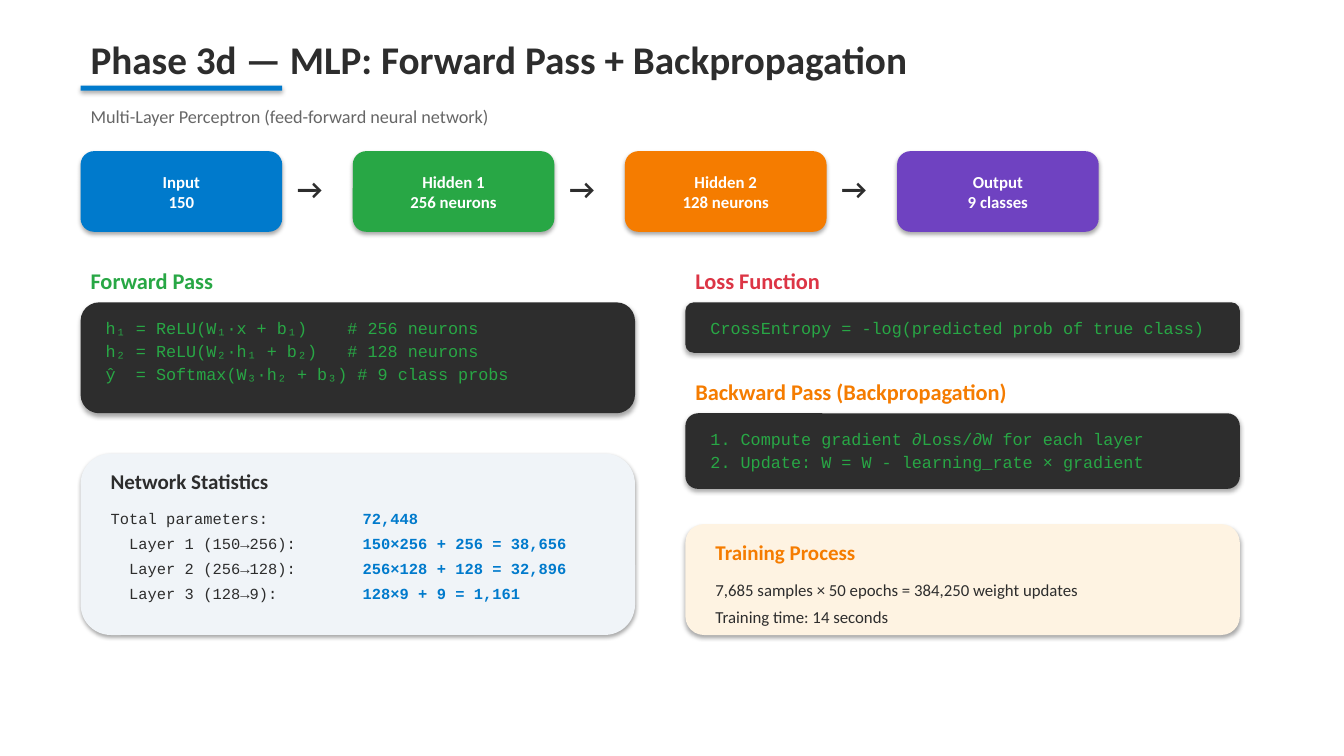
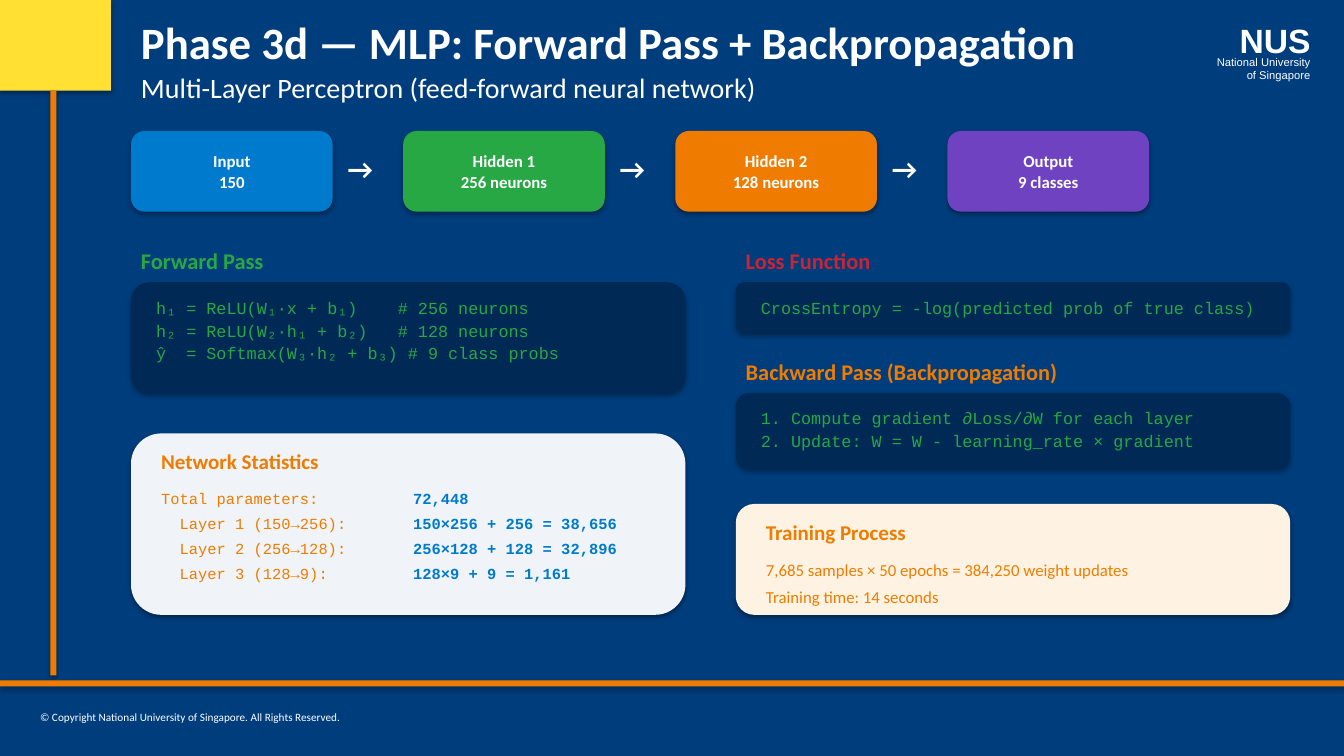
Before and after one commit to laxmi1707/PatternRecognSystem-Video2Text, a slide deck: slide 8 of presentation/Video2Knowledge_Training.pptx. Drawn at 1344x756 pixels with LibreOffice and Linux fonts; fonts in the diff are those of the drawing. Boxes give left, top, right and bottom in pixels: in the first picture for what was removed or moved away, otherwise in the second. Text is boxed around its words. In the diff, an @@ line names an element or a change of style, - is before the commit and + after.

Commit message:
feat: apply NUS ISS PowerPoint template to all presentations
- Add shared nus_iss_template.py with NUS official colors, slide layouts
- Update all 12 create_*.py scripts to use NUS ISS branding
- Navy blue background, orange text, sidebar decoration, NUS logo, footer

```diff
--- a/presentation/Video2Knowledge_Training.pptx
+++ b/presentation/Video2Knowledge_Training.pptx
@@ background #FFFFFF to #003D7C @@
@@ rectangle added at [0,0,111,91], fill #FFE033 @@
@@ text "Phase 3d — MLP: Forward ...": place and size @@
-text "Phase 3d — MLP: Forward ..." at [91,46,907,81]
+text "Phase 3d — MLP: Forward ..." at [141,27,1076,67]
@@ text "Phase 3d — MLP: Forward ..." at [141,27,1076,67]: size 28 to 32 pt, text colour #2D2D2D to #FFFFFF @@
@@ text added at [1240,29,1311,60], 24 pt, text #FFFFFF, bold @@
+NUS
@@ text added at [1217,58,1310,82], 8 pt, text #FFFFFF @@
+National University
+of Singapore
@@ rectangle removed at [81,86,282,91] @@
@@ text "Multi-Layer Perceptron (feed-forward neural network)": place and size @@
-text "Multi-Layer Perceptron (feed-forward neural network)" at [91,110,488,126]
+text "Multi-Layer Perceptron (feed-forward neural network)" at [141,77,756,103]
@@ text "Multi-Layer Perceptron (feed-forward neural network)" at [141,77,756,103]: size 13 to 20 pt, text colour #666666 to #FFFFFF @@
@@ rectangle added at [50,91,56,676], fill #EF7C00 @@
@@ rounded rectangle "Hidden 2 128 neurons" at [676,131,877,212]: fill #F57C00 to #EF7C00 @@
@@ text colour #2D2D2D to #FFFFFF in 3 elements at [338,146,378,187], [610,146,650,187], [882,146,923,187] @@
@@ text "Loss Function" at [746,253,871,269]: text colour #DC3545 to #CC2233 @@
@@ 20 texts, 9 rounded rectangles: place and size @@
-20 texts, 9 rounded rectangles at [81,151,1240,635]
+20 texts, 9 rounded rectangles at [131,131,1291,615]
@@ fill #2D2D2D to #002A55 in 3 elements at [736,393,1291,469], [131,282,686,393], [736,282,1291,333] @@
@@ text "Backward Pass (Backpropagation)" at [746,363,1057,384]: text colour #F57C00 to #EF7C00 @@
@@ text "Training Process" at [766,525,906,544]: text colour #F57C00 to #EF7C00 @@
@@ text colour #2D2D2D to #EF7C00 in 6 elements at [161,454,319,469], [161,493,319,508], [180,518,347,533], [180,543,347,558], [180,568,328,583], [766,564,1128,606] @@
@@ rectangle added at [0,681,1344,687], fill #EF7C00 @@
@@ text added at [52,713,340,723], 8 pt, text #FFFFFF @@
+© Copyright National University of Singapore. All Rights Reserved.
```
Also in this commit, not shown: 13 other slides changed, 24 other files.
